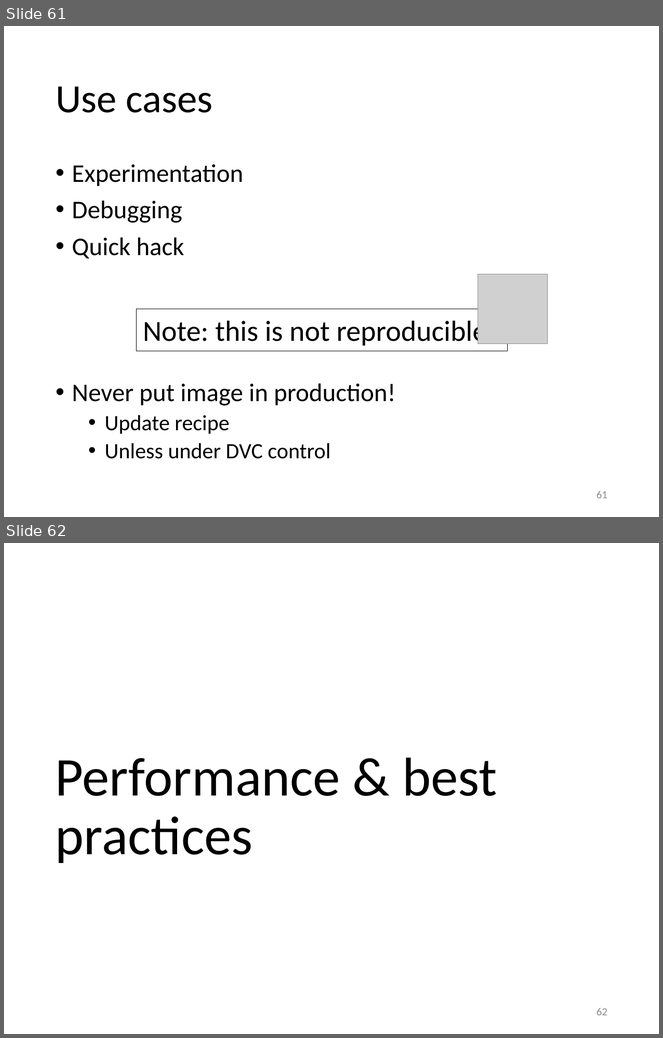
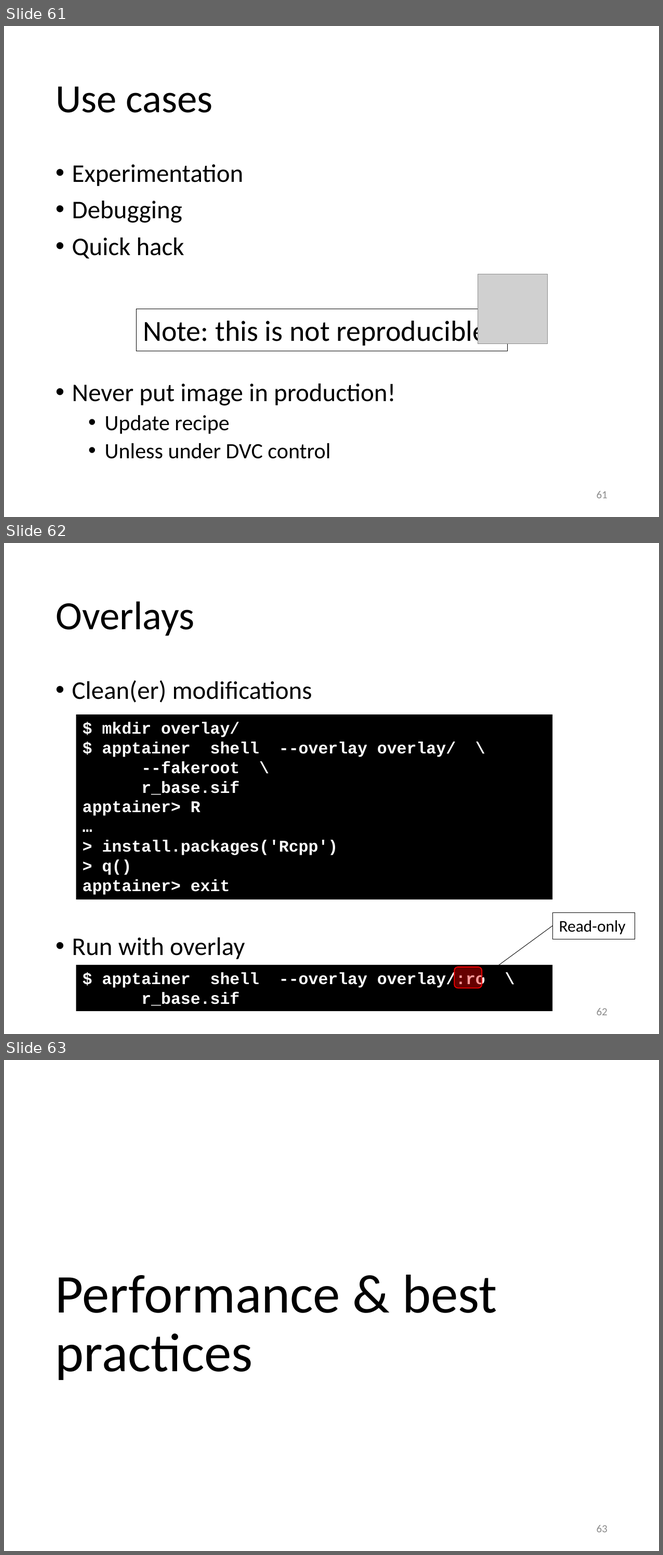
Before and after one commit to gjbex/Containers-for-HPC, a slide deck: containers_for_hpc.pptx. Shown one above the other, each under a label of ours: slides 61 and 62 before the commit, slides 61, 62 and 63 after it. The pictures are 663x1038 and 663x1555 pixels, drawn with LibreOffice and Linux fonts; fonts in the diff are those of the drawing; grey boxes stand for pictures. Boxes give left, top, right and bottom in pixels: in the first picture for what was removed or moved away, otherwise in the second. Text is boxed around its words. In the diff, an @@ line names an element or a change of style, - is before the commit and + after.

Commit message:
Add slide on overlays

```diff
--- a/containers_for_hpc.pptx
+++ b/containers_for_hpc.pptx
@@ slide 62 added at (x1=4, y1=543, x2=659, y2=1034), background #FFFFFF @@
@@ title added at (x1=55, y1=601, x2=195, y2=636), 44 pt, text #000000 @@
+Overlays
@@ text added at (x1=72, y1=680, x2=312, y2=960), 28 pt, text #000000 @@
+• Clean(er) modifications
+• Run with overlay
@@ rectangle added at (x1=76, y1=715, x2=553, y2=900), fill #000000, 18 pt, text #FFFFFF, bold @@
+$ mkdir overlay/
+$ apptainer shell --overlay overlay/ \
+--fakeroot \
+r_base.sif
+apptainer> R
+…
+> install.packages('Rcpp')
+> q()
+apptainer> exit
@@ rectangle added at (x1=553, y1=913, x2=636, y2=939), fill #FFFFFF, outline #000000 0.75 pt, 18 pt, text #000000 @@
+Read-only
@@ arrow added from (553, 926) to (482, 978), #000000 0.5 pt @@
@@ rectangle added at (x1=76, y1=965, x2=553, y2=1012), fill #000000, 18 pt, text #FFFFFF, bold @@
+$ apptainer shell --overlay overlay/:ro \
+r_base.sif
@@ rounded rectangle added at (x1=455, y1=967, x2=482, y2=989), fill #FF0000 at 40% opacity, outline #FF0000 1 pt @@
@@ page number added at (x1=597, y1=1008, x2=608, y2=1016), 12 pt, text #8C8C8C @@
+62
@@ what was slide 62 is now slide 63 @@
@@ page number at (x1=597, y1=1525, x2=608, y2=1533): text changed @@
-62
+63
```
